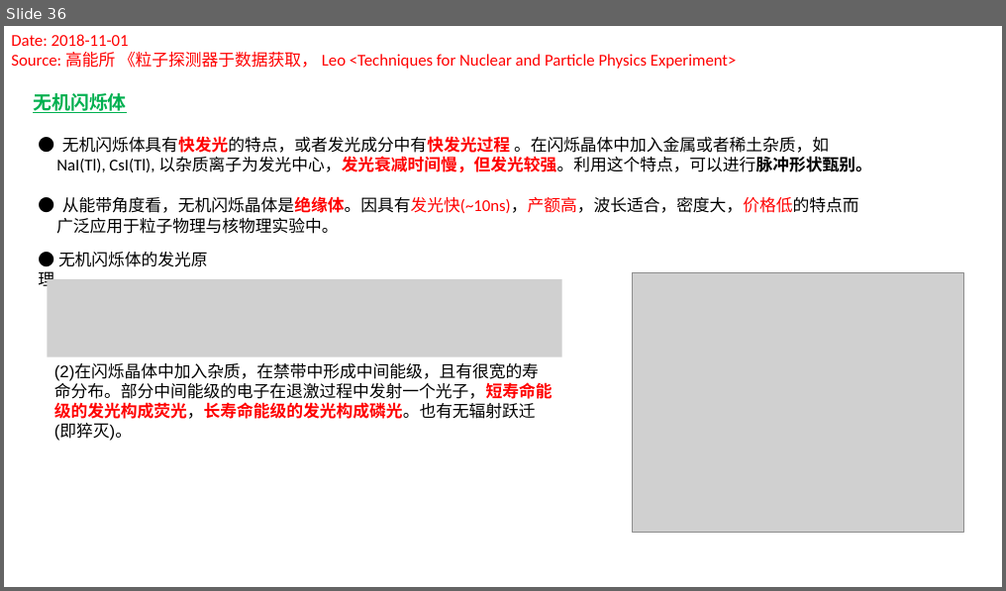
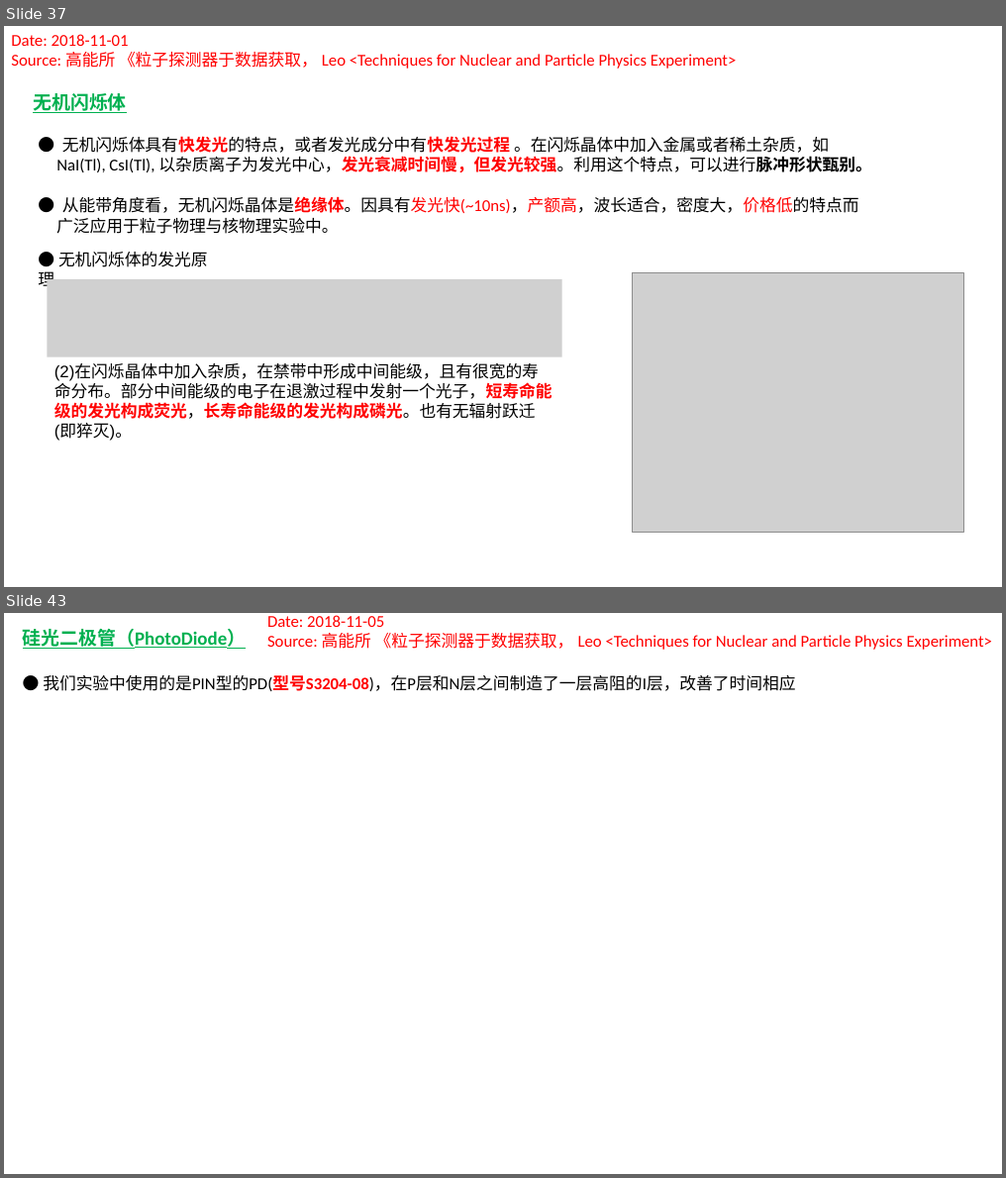
Before and after one commit to gfh16/StudyNotes, a slide deck: 03DE-E-Detector.pptx. Shown one above the other, each under a label of ours: slide 36 before the commit, slides 37 and 43 after it; the slides between them are not shown. The pictures are 1006x591 and 1006x1178 pixels, drawn with LibreOffice and Linux fonts; fonts in the diff are those of the drawing; grey boxes stand for pictures. Boxes give left, top, right and bottom in pixels: in the first picture for what was removed or moved away, otherwise in the second. Text is boxed around its words. In the diff, an @@ line names an element or a change of style, - is before the commit and + after.

```diff
--- a/03DE-E-Detector.pptx
+++ b/03DE-E-Detector.pptx
@@ slide 43 added at bbox=[4, 613, 1002, 1174], background #FFFFFF @@
@@ text added at bbox=[23, 629, 247, 649], 18 pt, text #00B050, bold, underline @@
+硅光二极管（PhotoDiode）
@@ text added at bbox=[267, 615, 993, 650], 16 pt, text #FF0000 @@
+Date: 2018-11-05
+Source: 高能所 《粒子探测器于数据获取， Leo <Techniques for Nuclear and Particle Physics Experiment>
@@ text added at bbox=[43, 675, 795, 691], 16 pt, text #000000 @@
+● 我们实验中使用的是PIN型的PD(型号S3204-08)，在P层和N层之间制造了一层高阻的I层，改善了时间相应
@@ what was slide 36 is now slide 37 @@
```
Also in this commit, not shown: 3 slides changed, 4 other slides added, 4 slides removed, 1 other file.
